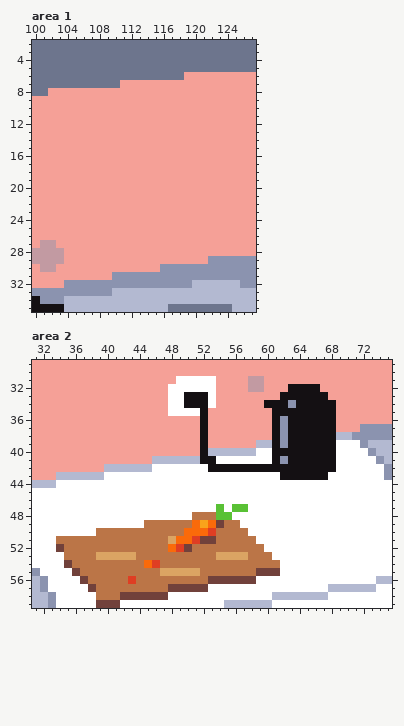
A pixel-art file gets an edit: Jun_2021/Breakfast.aseprite. This is how it looked before the edit.
128x128 pixels, 1 frame. Colours within 5 levels of each other are drawn and written as one. Shown: area 1: x 100..127, y 2..35; area 2: x 31..75, y 29..59.
New version:
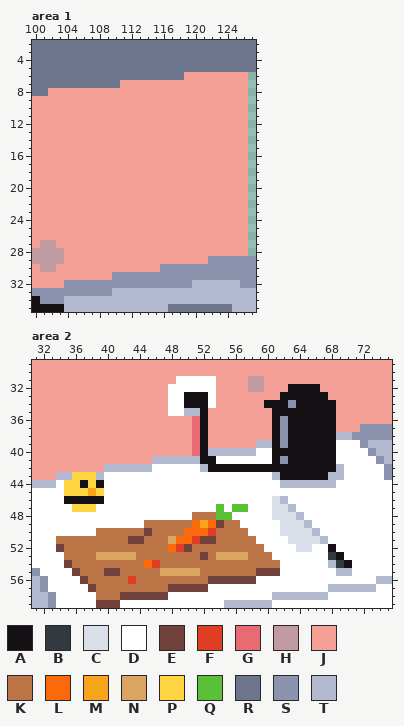
Palette (. is transparent): A #141013  B #333941  C #dae0ea  D #ffffff  E #71413b  F #df3e23  G #e86a73  H #c29aa2  J #f5a097  K #bb7547  L #fa6a0a  M #f9a31b  N #dba463  P #ffd541  Q #59c135  R #6d758d  S #8b93af  T #b3b9d1
Difference:
{"change": "layer \"Knife\" added"}
{"change": "layer \"Timer\" added"}
{"where": "area 1, layer \"BG\""}
{"y":6,"x":127,"old":"J","new":"."}
{"y":7,"x":127,"old":"J","new":"."}
{"y":8,"x":127,"old":"J","new":"."}
{"y":9,"x":127,"old":"J","new":"."}
{"y":10,"x":127,"old":"J","new":"."}
{"y":11,"x":127,"old":"J","new":"."}
{"y":12,"x":127,"old":"J","new":"."}
{"y":13,"x":127,"old":"J","new":"."}
{"y":14,"x":127,"old":"J","new":"."}
{"y":15,"x":127,"old":"J","new":"."}
{"y":16,"x":127,"old":"J","new":"."}
{"y":17,"x":127,"old":"J","new":"."}
{"y":18,"x":127,"old":"J","new":"."}
{"y":19,"x":127,"old":"J","new":"."}
{"y":20,"x":127,"old":"J","new":"."}
{"y":21,"x":127,"old":"J","new":"."}
{"y":22,"x":127,"old":"J","new":"."}
{"y":23,"x":127,"old":"J","new":"."}
{"y":24,"x":127,"old":"J","new":"."}
{"y":25,"x":127,"old":"J","new":"."}
{"y":26,"x":127,"old":"J","new":"."}
{"y":27,"x":127,"old":"J","new":"."}
{"y":28,"x":127,"old":"J","new":"."}
{"where": "area 2"}
{"y":35,"x":50,"old":"DD","new":"TT"}
{"y":36,"x":51,"old":"J","new":"G"}
{"y":37,"x":51,"old":"J","new":"G"}
{"y":38,"x":51,"old":"J","new":"G"}
{"y":39,"x":51,"old":"J","new":"G"}
{"y":40,"x":51,"old":"J","new":"G"}
{"y":42,"x":52,"old":"D","new":"T"}
{"y":42,"x":69,"old":"D","new":"T"}
{"y":43,"x":36,"old":"TTT","new":"PPP"}
{"y":43,"x":61,"old":"D","new":"T"}
{"y":43,"x":68,"old":"DD","new":"TT"}
{"y":44,"x":35,"old":"DDDDD","new":"PPAPA"}
{"y":44,"x":62,"old":"DDDDDDD","new":"TTTTTTT"}
{"y":45,"x":35,"old":"DDDDD","new":"PPPMP"}
{"y":46,"x":35,"old":"DDDDD","new":"AAAAA"}
{"y":46,"x":61,"old":"DD","new":"CT"}
{"y":47,"x":36,"old":"DDD","new":"PPP"}
{"y":47,"x":61,"old":"DDD","new":"CCT"}
{"y":48,"x":61,"old":"DDDD","new":"CCCT"}
{"y":49,"x":62,"old":"DDDD","new":"CCCT"}
{"y":50,"x":45,"old":"K","new":"E"}
{"y":50,"x":62,"old":"DDDDD","new":"CCCCT"}
{"y":51,"x":43,"old":"KK","new":"EE"}
{"y":51,"x":63,"old":"DDDDD","new":"CCCCT"}
{"y":52,"x":64,"old":"DD","new":"CC"}
{"y":52,"x":68,"old":"D","new":"A"}
{"y":53,"x":52,"old":"K","new":"E"}
{"y":53,"x":68,"old":"DD","new":"BA"}
{"y":54,"x":68,"old":"DDD","new":"TBA"}
{"y":55,"x":40,"old":"KK","new":"EE"}
{"y":55,"x":69,"old":"DD","new":"TT"}
